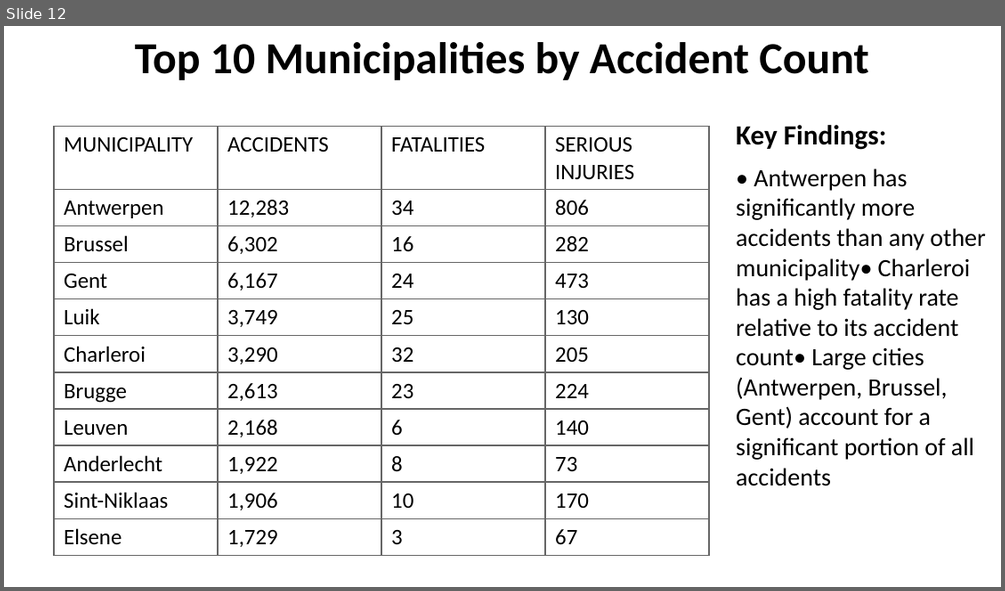
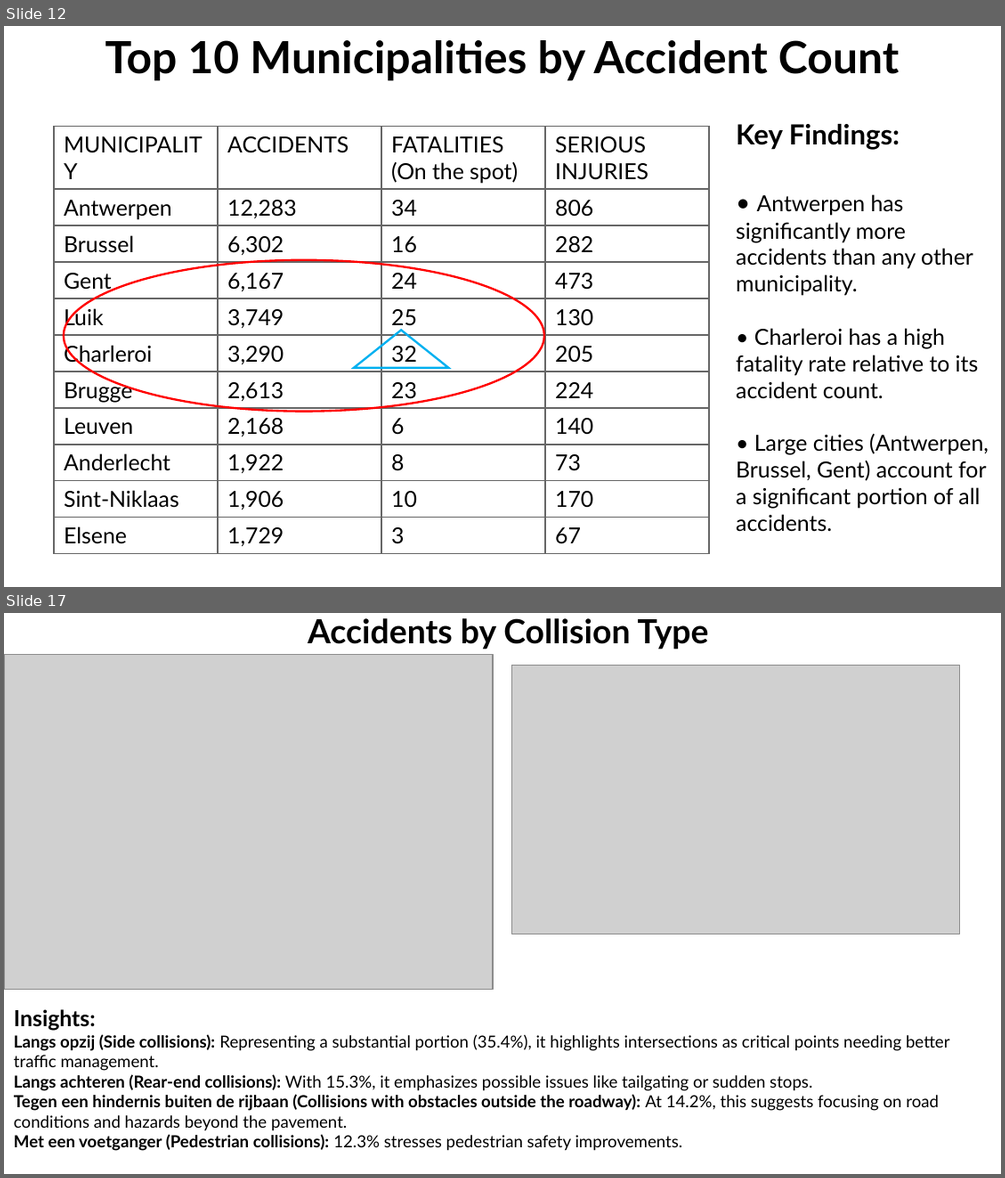
Before and after one commit to bhusalgokarna/Modular_Base_Coding, a slide deck: Traffic_Accident_Analysis_Belgium.pptx. Shown one above the other, each under a label of ours: slide 12 before the commit, slides 12 and 17 after it; the slides between them are not shown. The pictures are 1005x591 and 1005x1178 pixels, drawn with LibreOffice and Linux fonts; fonts in the diff are those of the drawing; grey boxes stand for pictures. Boxes give left, top, right and bottom in pixels: in the first picture for what was removed or moved away, otherwise in the second. Text is boxed around its words. In the diff, an @@ line names an element or a change of style, - is before the commit and + after.

```diff
--- a/Traffic_Accident_Analysis_Belgium.pptx
+++ b/Traffic_Accident_Analysis_Belgium.pptx
@@ slide 17 added at bbox=[4, 613, 1001, 1174], background #FFFFFF @@
@@ text added at bbox=[307, 618, 709, 649], 24 pt, text #000000, bold @@
+Accidents by Collision Type
@@ picture added at bbox=[4, 654, 493, 989] @@
@@ picture added at bbox=[512, 665, 960, 934] @@
@@ text added at bbox=[14, 1009, 950, 1151], 12 pt, text #000000 @@
+Insights:
+Langs opzij (Side collisions): Representing a substantial portion (35.4%), it highlights intersections as critical points needing better traffic management.
+Langs achteren (Rear-end collisions): With 15.3%, it emphasizes possible issues like tailgating or sudden stops.
+Tegen een hindernis buiten de rijbaan (Collisions with obstacles outside the roadway): At 14.2%, this suggests focusing on road conditions and hazards beyond the pavement.
+Met een voetganger (Pedestrian collisions): 12.3% stresses pedestrian safety improvements.
@@ slide 12 changed as well @@
@@ text "Top 10 Municipalities by Accident ..." at bbox=[105, 40, 898, 81]: font Calibri to Lato @@
@@ table at bbox=[54, 126, 708, 555] @@
-row 1, column 3: FATALITIES
+row 1, column 3: FATALITIES / (On the spot)
@@ font Calibri to Lato @@
@@ text "Key Findings:" at bbox=[736, 124, 899, 150]: font Calibri to Lato @@
@@ text at bbox=[736, 194, 988, 532]: text changed; size 18 to 16 pt; font Calibri to Lato @@
-• Antwerpen has significantly more accidents than any other municipality• Charleroi has a high fatality rate relative to its accident count• Large cities (Antwerpen, Brussel, Gent) account for a significant portion of all accidents
+• Antwerpen has significantly more accidents than any other municipality.
+• Charleroi has a high fatality rate relative to its accident count.
+• Large cities (Antwerpen, Brussel, Gent) account for a significant portion of all accidents.
@@ ellipse added at bbox=[64, 260, 544, 411], outline #FF0000 1.5 pt @@
@@ triangle added at bbox=[354, 330, 449, 368], outline #00B0F0 1.5 pt @@
```
Also in this commit, not shown: 16 other slides changed, 5 other slides added, 2 slides removed, 6 other files.
